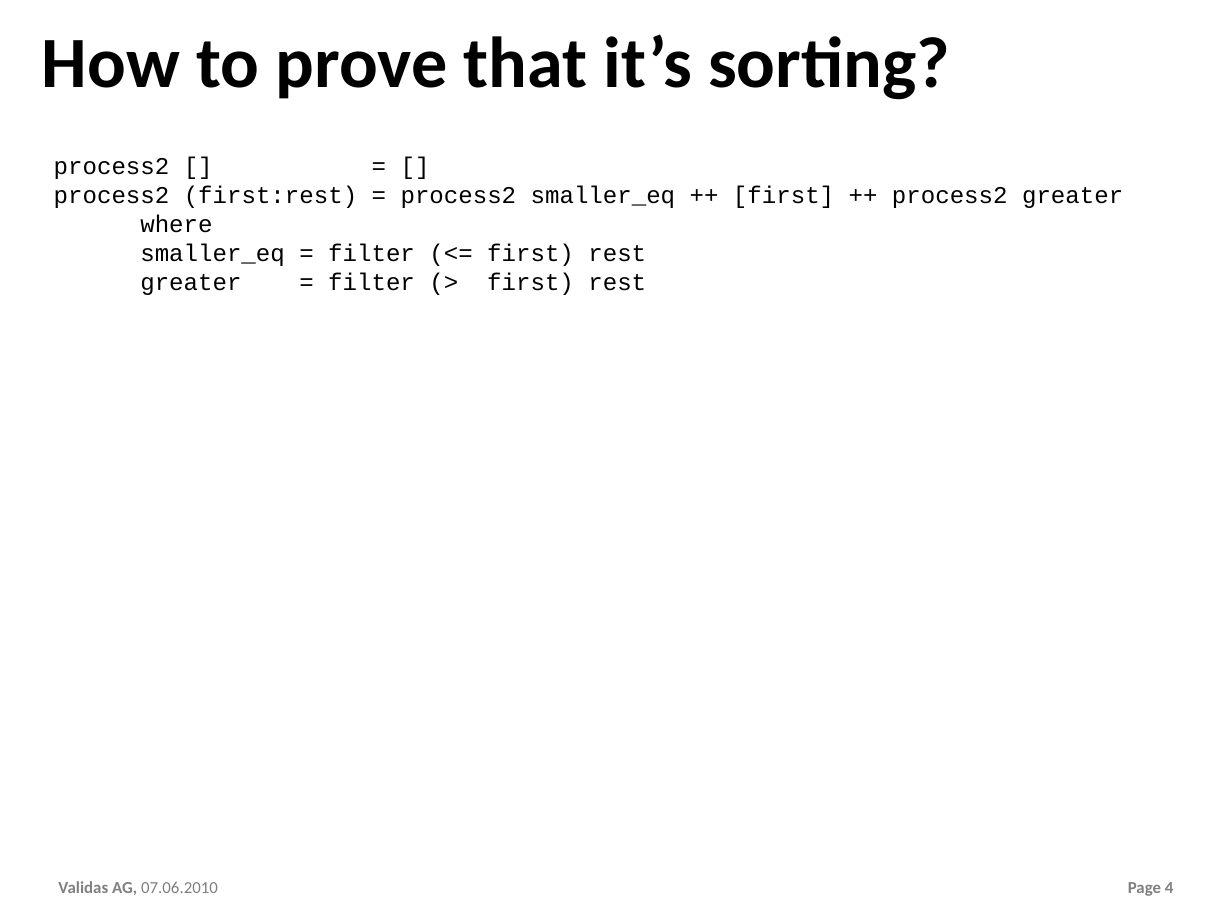
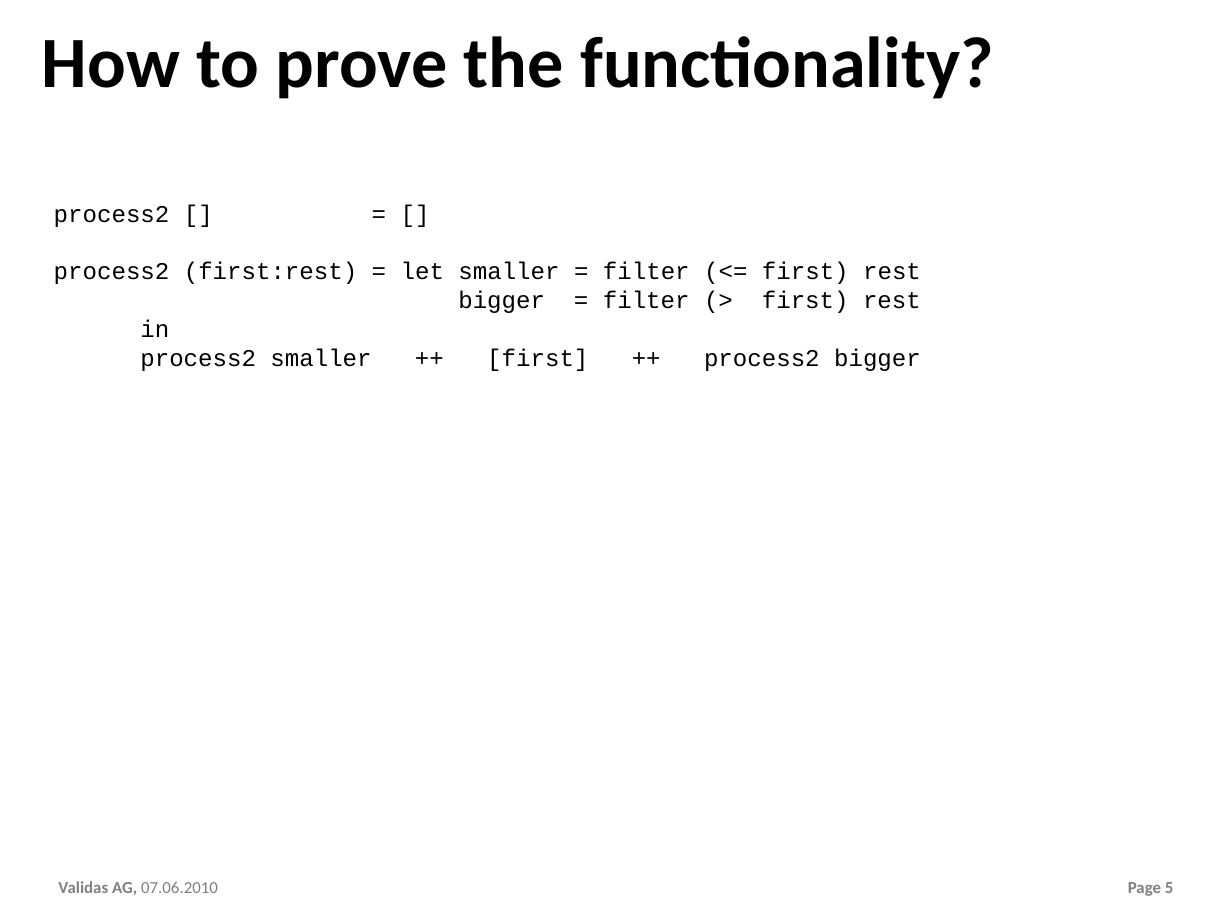
Before and after one commit to theoremprover/chess, a slide deck: slide 5 of ppt/Chess200.pptx (slide 4 before the commit). Drawn at 1232x924 pixels with LibreOffice and Linux fonts; fonts in the diff are those of the drawing; background and template pictures are left out. Boxes give left, top, right and bottom in pixels: in the first picture for what was removed or moved away, otherwise in the second. Text is boxed around its words. In the diff, an @@ line names an element or a change of style, - is before the commit and + after.

```diff
--- a/ppt/Chess200.pptx
+++ b/ppt/Chess200.pptx
@@ title at (42,36,994,99): text changed @@
-How to prove that it’s sorting?
+How to prove the functionality?
@@ text "process2 [] = []": place and size @@
-text "process2 [] = []" at (54,158,1123,295)
+text "process2 [] = []" at (54,206,921,371)
@@ text at (54,262,921,371): text changed @@
-process2 (first:rest) = process2 smaller_eq ++ [first] ++ process2 greater
-where
-smaller_eq = filter (<= first) rest
-greater = filter (> first) rest
+process2 (first:rest) = let smaller = filter (<= first) rest
+bigger = filter (> first) rest
+in
+process2 smaller ++ [first] ++ process2 bigger
@@ page number at (1128,882,1174,896): text changed @@
-Page 4
+Page 5
```
Also in this commit, not shown: 5 other slides changed, 1 slide added, 1 slide removed, 6 other files.
